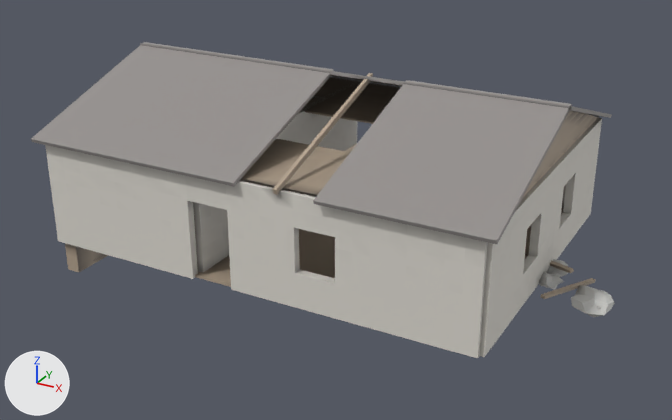
A saved change to the glTF model jogo/assets/ruinas/casa_r5.glb.
One viewpoint serves both versions: a camera (50 mm lens) standing at (11.99, -21.58, 11.32) and looking at (0.48, -0.65, 0.86). Lighting does not change. The marker at lower left points along +X, +Y and +Z. The older version comes first. Objects named as collision shapes, trigger or cutter boxes, shadow casters or lower levels of detail are left out. Where no turn or scale is listed for an object, it has been applied to the vertices. Vertices at exactly the same position are counted once.

The first picture shows 'chao', 'entulho_fora', 'estante', 'ext0_0', 'ext0_1', 'forro', 'int_0', 'telhado', 'telhado_oitao2', 'telhado_vigas' and 1 more.
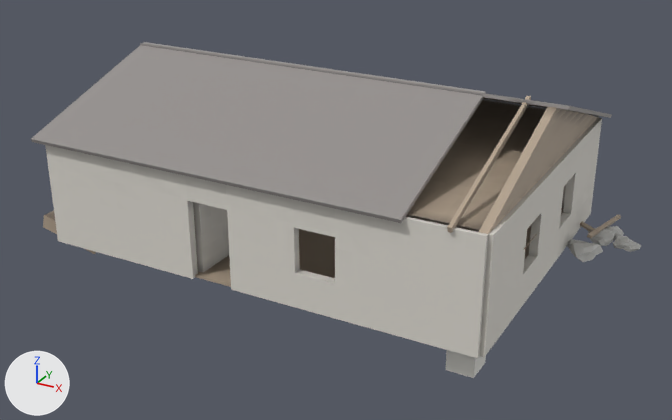
What differs and where, as boxes (x1, y1, x2, y2) in the pictures (672 x 420 px; the box of a moved part takes in the faces that stretch with it):
'telhado', reshaped (10% shorter): before (31, 42, 612, 244); after (31, 42, 612, 223)
'entulho_fora', reshaped, moved (18% narrower, 28% shorter): before (525, 250, 615, 317); after (567, 214, 641, 262)
'telhado_vigas', moved: before (273, 73, 373, 195); after (447, 96, 531, 233)
'estante', reshaped, moved, turned (mostly hidden afterwards): before (65, 243, 108, 272); after (43, 210, 96, 254)
'geladeira', added: after (446, 350, 486, 378)
part 1 of me_p, edited (looks the same): (45, 145, 486, 294) in both
part 2 of me_p, recoloured: before (240, 179, 295, 191); after (467, 228, 488, 236)
part 3 of me_p_006, edited (looks the same): (491, 119, 602, 319) in both
part 4 of me_p_006, edited (looks the same): (480, 149, 574, 356) in both
part 6 of me_tp, deleted: before (401, 92, 572, 244)
part 7 of me_tp, added: after (233, 69, 424, 209)
part 8 of me_l_001, recoloured: before (312, 78, 399, 197); after (406, 100, 545, 231)
part 9 of me_l_001, recoloured: before (268, 114, 374, 187); after (441, 141, 510, 171)
part 10 of me_l_001, recoloured: before (245, 103, 384, 190); after (425, 120, 531, 193)
part 11 of me_l_001, recoloured: before (241, 82, 394, 195); after (409, 106, 542, 228)
part 12 of me_icosphere_006, added: after (613, 236, 641, 252)
part 13 of me_icosphere_006, added: after (606, 226, 624, 240)
part 14 of me_icosphere_006, added: after (588, 227, 615, 246)
part 15 of me_icosphere_006, added: after (587, 214, 621, 239)
part 16 of me_icosphere_006, deleted: before (539, 272, 564, 290)
part 17 of me_icosphere_006, deleted: before (547, 260, 568, 277)
part 18 of me_icosphere_006, deleted: before (525, 250, 574, 273)
part 19 of me_icosphere_006, moved or reshaped: before (541, 278, 615, 317); after (567, 221, 603, 262)
'telhado_oitao2', unchanged, uncovered by the edit: before (523, 111, 598, 197); after (479, 107, 598, 234)

The change, as a list of edits to the scene's bpy script:
```text
Add mat_branco:
    mat_branco = bpy.data.materials.new('branco')
    # nodes: BsdfPrincipled, Mix, OutputMaterial, VertexColor
    # colours: white #e5e3dd, mixed with the vertex colours
Add mat_metal:
    mat_metal = bpy.data.materials.new('metal')
    # nodes: BsdfPrincipled, Mix, OutputMaterial, VertexColor
    # colours: grey #a09b95, mixed with the vertex colours
Change me_p:
    where me_p.from_pydata(...)  # 464 vertices, 912 faces; spans x -2.34..10.16, y -0.11..0.11, z -1.5..1.5
    me_p part 1: 358 faces centred in x -2.15..10.01, y -0.11..0.11, z -1.5..1.38 are repainted in the vertex colours; the middle colour goes from white #f5f5f5 to white #f6f6f6
    me_p part 2: 82 faces centred in x -2.15..10.01, y -0.04..0.11, z -1.38..1.5 are repainted in the vertex colours; the middle colour goes from grey #999999 to grey #adadad
Change me_p_006:
    where me_p_006.from_pydata(...)  # 330 vertices, 656 faces; spans x -0.11..0.11, y -1.23..7.78, z -1.5..1.5
    me_p_006 part 3: 244 faces centred in x -0.11..0.11, y -1.02..7.57, z -1.38..1.38 are repainted in the vertex colours; the middle colour goes from white #f7f7f7 to white #f9f9f9
    me_p_006 part 4: 129 faces centred in x -0.11..0.11, y -1.23..7.78, z -1.5..1.5 are repainted in the vertex colours; the middle colour goes from white #e7e7e7 to light grey #e3e3e3
Change me_e:
    used by ob_estante; location = (-5.89, -3.3, 0.06); rotation_euler = (0.0, 0.0, -1.571), in degrees (0, 0, -90)
    remove me_e.from_pydata(...)  # 150 vertices, 256 faces; spans x -0.02..1.22, y -0.2..0.2, z -0.95..0.95
    add me_e.from_pydata(...)  # 142 vertices, 244 faces; spans x -0.02..1.22, y -0.2..0.2, z -0.95..0.95
    me_e part 5: 204 kept faces spanning x -0.02..1.22, y -0.2..0.2, z -0.95..0.95 get new vertex colours; the middle colour goes from grey #9d9d9d to grey #bcbcbc
    edits to the shape of me_e do not show in these pictures
Change me_tp:
    where me_tp.from_pydata(...)  # 882 vertices, 1936 faces; spans x -1.09..12.01, y -2.47..7.17, z -0.85..0.85
    me_tp part 6: 72 vertices removed from x 10.37..12.01, y -2.47..2.47, z -0.85..0.85
    me_tp part 7: 72 vertices added at x 6.0..7.64, y -2.47..2.47, z -0.85..0.85
Change me_l_001:
    where me_l_001.from_pydata(...)  # 776 vertices, 1568 faces; spans x -2.38..10.12, y -4.5..4.5, z -0.03..0.03
    me_l_001 part 8: 392 faces centred in x -2.38..10.12, y -4.5..4.5, z -0.03..0.03 are repainted in the vertex colours; the middle colour goes from grey #999999 to grey #adadad
    me_l_001 part 9: 380 faces centred in x -1.58..9.28, y -4.0..3.92, z -0.03..0.03 are repainted in the vertex colours; the middle colour stays white #f2f2f2
    me_l_001 part 10: 324 faces centred in x -1.98..9.91, y -4.31..4.31, z -0.03..0.03 are repainted in the vertex colours; the middle colour goes from light grey #d6d6d6 to light grey #dddddd
    me_l_001 part 11: 331 faces centred in x -2.18..9.91, y -4.38..4.35, z -0.03..0.03 are repainted in the vertex colours; the middle colour goes from grey #afafaf to light grey #c2c2c2
Change me_icosphere_006:
    remove me_icosphere_006.from_pydata(...)  # 208 vertices, 392 faces; spans x -2.69..0.36, y -0.74..1.94, z -0.26..0.3
    add me_icosphere_006.from_pydata(...)  # 200 vertices, 376 faces; spans x -0.82..1.36, y -0.53..2.72, z -0.23..0.32
    me_icosphere_006 part 12: a new loose piece of 42 vertices spanning x 0.62..1.36, y 0.64..1.34, z -0.15..0.19, in mat_concreto
    me_icosphere_006 part 13: a new loose piece of 42 vertices spanning x 0.09..0.76, y 1.19..1.82, z -0.12..0.18, in mat_concreto
    me_icosphere_006 part 14: a new loose piece of 42 vertices spanning x -0.19..0.58, y 0.76..1.54, z -0.23..0.19, in mat_concreto
    me_icosphere_006 part 15: a new loose piece of 20 vertices spanning x -0.01..0.43, y 0.37..2.72, z -0.02..0.32, in mat_madeira
    me_icosphere_006 part 16: the loose piece of 42 vertices spanning x -1.94..-1.06, y 0.25..0.98, z -0.18..0.19 is deleted
    me_icosphere_006 part 17: the loose piece of 42 vertices spanning x -1.87..-1.1, y 0.97..1.78, z -0.19..0.16 is deleted
    me_icosphere_006 part 18: the loose piece of 20 vertices spanning x -2.69..-0.9, y 0.92..1.94, z 0.0..0.3 is deleted
    me_icosphere_006 part 19: 103 vertices removed from x -1.24..0.36, y -0.74..1.16, z -0.26..0.29; 53 vertices added at x -0.82..0.53, y -0.53..1.83, z -0.23..0.27
Change ob_estante:
    ob_estante.location: (-5.89, -3.3, 0.06) -> (-5.89, -3.3, 0.25)
    ob_estante.rotation_euler: (0.0, 0.0, -1.571) -> (1.35, 0.0, -1.571)  # degrees (0, 0, -90) -> degrees (77, 0, -90)
Change ob_telhado_vigas:
    ob_telhado_vigas.location: (1.09, -2.25, 3.8) -> (5.46, -2.25, 3.8)
Change ob_entulho_fora:
    ob_entulho_fora.location: (7.95, -0.91, 0.0) -> (6.81, 1.93, 0.0)
Add ob_geladeira:
    ob_geladeira = bpy.data.objects.new('geladeira', me_g)  # 38 vertices, 68 faces; spans x -0.35..0.37, y -0.38..0.38, z -0.9..0.9
    ob_geladeira.location = (5.69, -3.8, 0.06)
```
